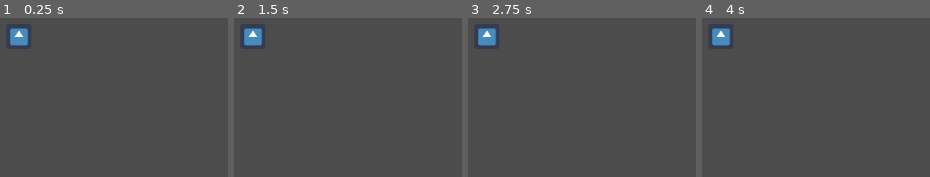
Above: before the commit, frames 1-4 (left to right).
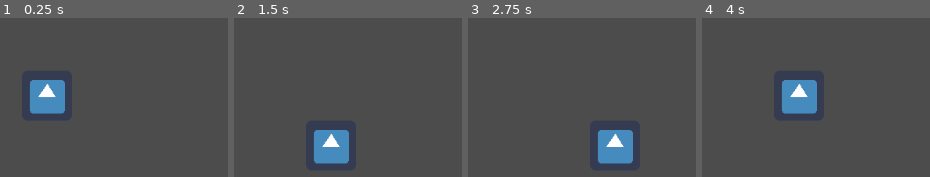
Above: after the commit, the same moments.

Repository: 8bit-treasure/game
Game: Godot game, scene res://Game.tscn
The game is run twice, just before and just after one commit, with the same random seed, the same clock (stepped at 60 frames per second) and the same inputs. Before the commit the project has no main scene; this scene is started directly in both runs. The engine's default icon, where the game draws it, is replaced by a stand-in: a white triangle on a blue panel in a dark square.
Inputs:
- Up to frame 1 (0.25 s): no input
- Up to frame 2 (1.5 s): tap Enter at 0.5 s; hold Right (ui_right) 0.53-1.28 s; tap Space at 1.25 s; hold Down (ui_down) from 1.28 s (still down)
- Up to frame 3 (2.75 s): tap Enter at 2 s; release Down (ui_down) at 2.03 s; hold Right (ui_right) from 2.03 s (still down)
- Up to frame 4 (4 s): tap Space at 2.75 s; release Right (ui_right) at 2.78 s; hold Up (ui_up) 2.78-3.53 s; tap Enter at 3.5 s; hold Left (ui_left) from 3.53 s (still down)

The runs differ from the first frame. In frame 1, 4.1% of the frame differs, in the area x 4-29%, y 6-61%; in frame 2, 4.1%, in the area x 4-51%, y 6-92%; in frame 3, 4.1%; in frame 4, 4.1%.

Commit message:
Set up PlayerController and inheritance pattern

Diff:
--- a/Game.tscn
+++ b/Game.tscn
@@ -1,9 +1,8 @@
 [gd_scene load_steps=2 format=2]
 
-[ext_resource path="res://entities/player/Player.tscn" type="PackedScene" id=1]
+[ext_resource path="res://entities/player/Player.tscn" type="PackedScene" id=2]
 
 [node name="Game" type="Node2D"]
 
-[node name="Player" parent="." instance=ExtResource( 1 )]
-position = Vector2( 476, 244 )
-hello = null
+[node name="Player" parent="." instance=ExtResource( 2 )]
+position = Vector2( 480, 288 )
--- a/engine/Controller.gd
+++ b/engine/Controller.gd
@@ -1,5 +1,5 @@
-extends KinematicBody2D
-
+extends Node2D
+class_name Controller
 
 const directions : Dictionary = {
   'idle': Vector2(0, 0),
@@ -10,7 +10,7 @@
 }
 
 var direction : Vector2 = directions.idle
-var SPEED : int
+export var TILE_SIZE : int
 
 
 # Takes a Vector2 and returns the string representation of the vector.
@@ -26,6 +26,7 @@
 
 
 # Handles the movement of the entity.
-func movement() -> void:
-  var motion : Vector2 = direction.normalized() * SPEED
-  move_and_slide(motion, Vector2(0, 0))
+func movement(host, delta) -> void:
+  var motion : Vector2 = direction * TILE_SIZE
+  host.move_and_slide(motion / delta, Vector2(0, 0))
+  host.position = host.position.snapped(Vector2(TILE_SIZE, TILE_SIZE))
--- a/engine/Entity.gd
+++ b/engine/Entity.gd
@@ -1,5 +1,5 @@
 extends KinematicBody2D
 
-export var SPEED : int
-export var direction : Vector2
+# export var SPEED : int
+# export var direction : Vector2
 export var hello = 'Hello World!'
--- a/entities/player/Player.gd
+++ b/entities/player/Player.gd
@@ -1,30 +1,6 @@
 extends 'res://engine/Entity.gd'
-onready var PlayerController = load('res://entities/player/PlayerController.gd').new()
 
-# const directions : Dictionary = {
-#   'idle': Vector2(0, 0),
-#   'up': Vector2(0, -1),
-#   'down': Vector2(0, 1),
-#   'left': Vector2(-1, 0),
-#   'right': Vector2(1, 0),
-# }
-
-# var direction : Vector2 = directions.idle
-# var SPEED = 70
-
-func _init() -> void:
-  SPEED = 70
-  direction = Vector2(0, 0)
 
 func _physics_process(delta: float) -> void:
-  #PlayerController.input()
-  #PlayerController.movement()
-  # var left : bool = Input.is_action_pressed("ui_left")
-  # var right : bool = Input.is_action_pressed("ui_right")
-  # var up : bool = Input.is_action_pressed("ui_up")
-  # var down : bool = Input.is_action_pressed("ui_down")
-
-  # direction.x = -int(left) + int(right)
-  # direction.y = -int(up) + int(down)
-  PlayerController.input()
-  PlayerController.movement()
+  # $PlayerController.movement(self, delta)
+  pass
--- a/entities/player/Player.tscn
+++ b/entities/player/Player.tscn
@@ -1,21 +1,24 @@
-[gd_scene load_steps=4 format=2]
+[gd_scene load_steps=5 format=2]
 
 [ext_resource path="res://icon.png" type="Texture" id=1]
 [ext_resource path="res://entities/player/Player.gd" type="Script" id=2]
+[ext_resource path="res://entities/player/PlayerController.gd" type="Script" id=3]
 
 [sub_resource type="RectangleShape2D" id=1]
-extents = Vector2( 16, 16 )
+extents = Vector2( 32, 32 )
 
 [node name="Player" type="KinematicBody2D"]
 script = ExtResource( 2 )
-hello = null
+
+[node name="PlayerController" type="Node2D" parent="."]
+script = ExtResource( 3 )
+TILE_SIZE = 64
+
+[node name="Sprite" type="Sprite" parent="."]
+texture = ExtResource( 1 )
 
 [node name="CollisionShape2D" type="CollisionShape2D" parent="."]
 shape = SubResource( 1 )
 __meta__ = {
 "_edit_lock_": true
 }
-
-[node name="Sprite" type="Sprite" parent="."]
-scale = Vector2( 0.5, 0.5 )
-texture = ExtResource( 1 )
--- a/entities/player/PlayerController.gd
+++ b/entities/player/PlayerController.gd
@@ -1,15 +1,32 @@
-extends 'res://engine/Controller.gd'
+extends Controller
+class_name PlayerController
+
+# var tile_size = 64
+# var last_position = Vector2()
+# var target_position = Vector2()
 
 
 func _init() -> void:
-  SPEED = 70
+  TILE_SIZE = 32
+
+
+func _ready() -> void:
+  # get parent object we are controlling and snap to grid
+  var parent = get_parent()
+  parent.position = parent.position.snapped(Vector2(TILE_SIZE, TILE_SIZE))
 
 
 func input() -> void:
-  var left : bool = Input.is_action_pressed("ui_left")
-  var right : bool = Input.is_action_pressed("ui_right")
-  var up : bool = Input.is_action_pressed("ui_up")
-  var down : bool = Input.is_action_pressed("ui_down")
+  var left : bool = Input.is_action_just_pressed("ui_left")
+  var right : bool = Input.is_action_just_pressed("ui_right")
+  var up : bool = Input.is_action_just_pressed("ui_up")
+  var down : bool = Input.is_action_just_pressed("ui_down")
 
+  direction.y = -int(up) + int(down)
   direction.x = -int(left) + int(right)
-  direction.y = -int(up) + int(down)
+
+
+# TODO: Implement state machine if movement gets to complicated
+func _physics_process(delta : float) -> void:
+  input()
+  movement(get_parent(), delta)
--- a/project.godot
+++ b/project.godot
@@ -8,14 +8,26 @@
 
 config_version=4
 
-_global_script_classes=[  ]
+_global_script_classes=[ {
+"base": "Node2D",
+"class": "Controller",
+"language": "GDScript",
+"path": "res://engine/Controller.gd"
+}, {
+"base": "Controller",
+"class": "PlayerController",
+"language": "GDScript",
+"path": "res://entities/player/PlayerController.gd"
+} ]
 _global_script_class_icons={
-
+"Controller": "",
+"PlayerController": ""
 }
 
 [application]
 
 config/name="TreasureHunter"
+run/main_scene="res://Game.tscn"
 config/icon="res://icon.png"
 
 [input]
